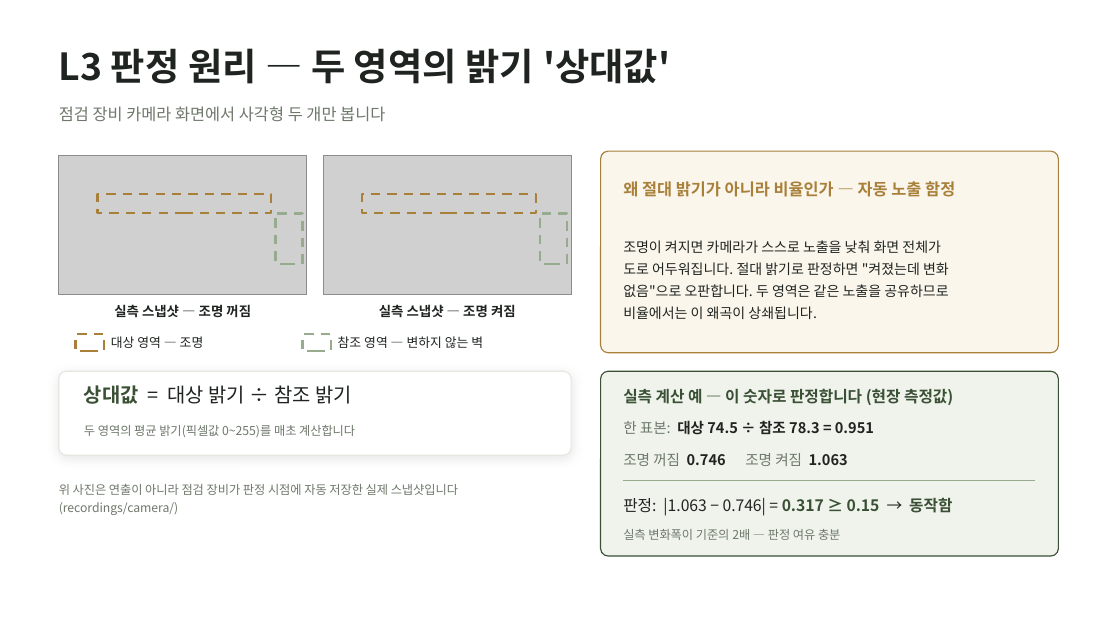
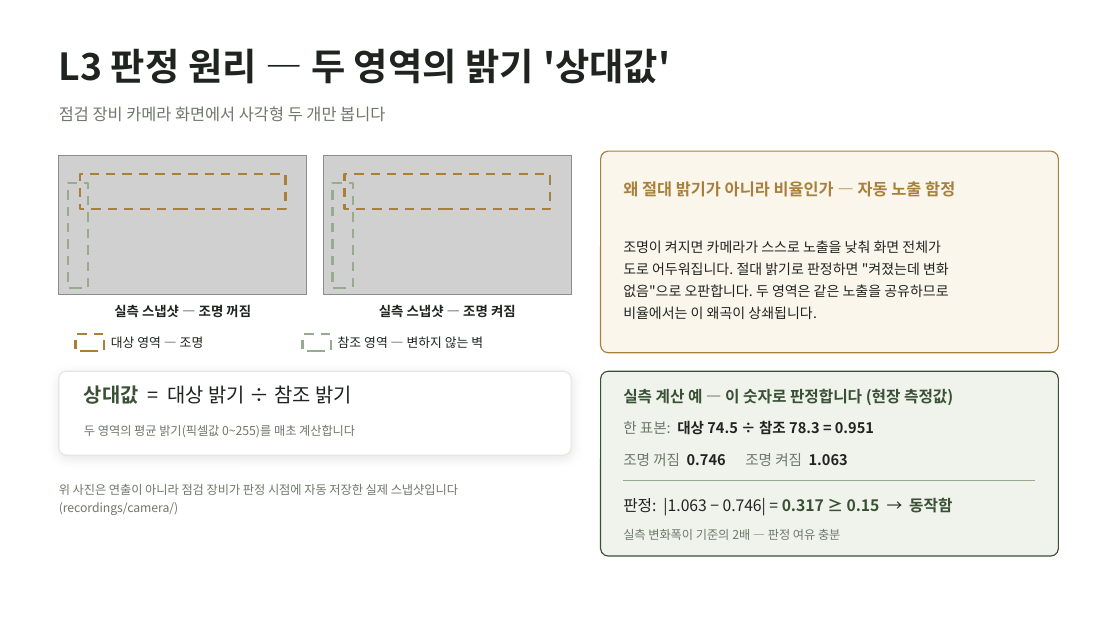
Before and after one commit to wonseok0415/wonseok-lab, a slide deck: slide 17 of thinqreal/fieldcheck/FieldCheck_진행보고_20260805.pptx. Drawn at 1120x630 pixels with LibreOffice and Linux fonts; fonts in the diff are those of the drawing; grey boxes stand for pictures. Boxes give left, top, right and bottom in pixels: in the first picture for what was removed or moved away, otherwise in the second. Text is boxed around its words. In the diff, an @@ line names an element or a change of style, - is before the commit and + after.

```diff
--- a/thinqreal/fieldcheck/FieldCheck_진행보고_20260805.pptx
+++ b/thinqreal/fieldcheck/FieldCheck_진행보고_20260805.pptx
@@ rectangle: place and size @@
-rectangle at bbox=[97, 194, 271, 213]
+rectangle at bbox=[80, 174, 286, 209]
@@ rectangle: place and size @@
-rectangle at bbox=[362, 194, 536, 213]
+rectangle at bbox=[344, 174, 550, 209]
@@ rectangle: place and size @@
-rectangle at bbox=[276, 213, 302, 264]
+rectangle at bbox=[68, 183, 88, 288]
@@ rectangle: place and size @@
-rectangle at bbox=[540, 213, 567, 264]
+rectangle at bbox=[333, 183, 353, 288]
```
Also in this commit, not shown: 1 other file.
